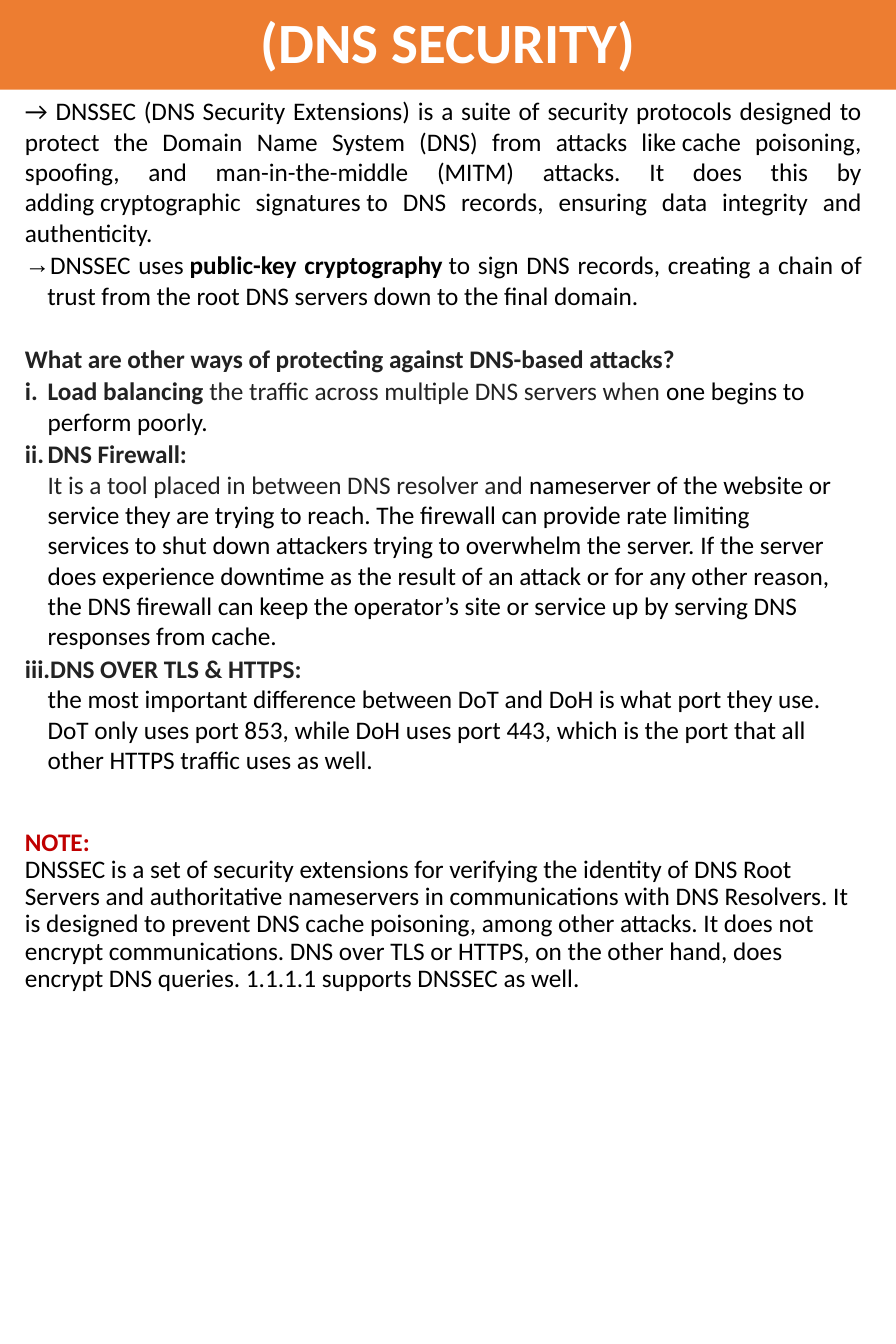
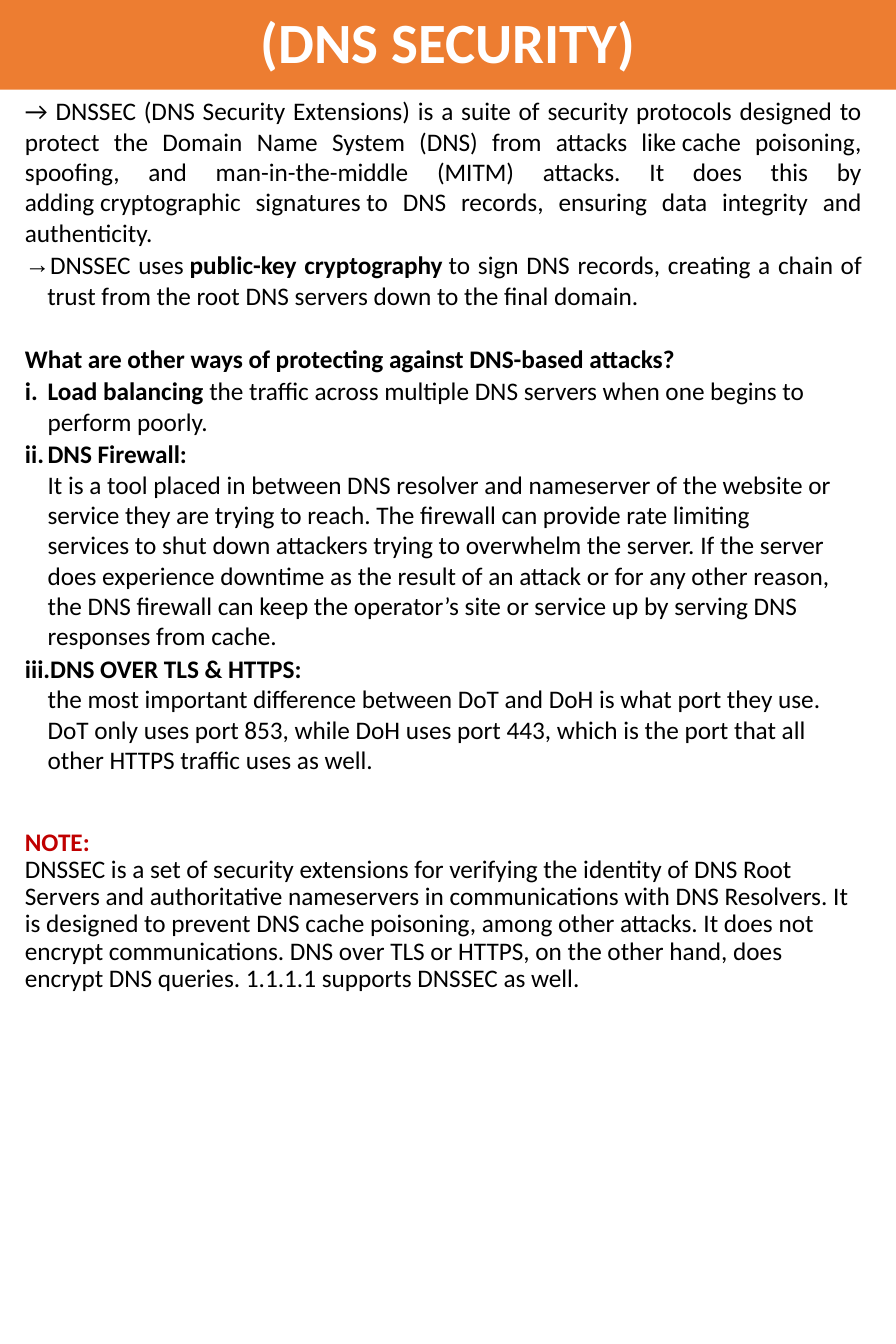
Before and after one commit to shankarpradhan/Networking, a slide deck: slide 8 of DNS ATTACKS.pptx. Drawn at 896x1344 pixels with LibreOffice and Linux fonts; fonts in the diff are those of the drawing. Boxes give left, top, right and bottom in pixels: in the first picture for what was removed or moved away, otherwise in the second. Text is boxed around its words. In the diff, an @@ line names an element or a change of style, - is before the commit and + after.

Commit message:
small mis dns attack

```diff
--- a/DNS ATTACKS.pptx
+++ b/DNS ATTACKS.pptx
@@ text at bbox=[25, 350, 830, 770]: text colour #222222 to #000000 in "What are other ways of protecting against ...", "Load balancing the traffic across multiple DNS ...", "DNS Firewall: It is a tool placed ...", "DNS OVER TLS & HTTPS:" @@
```
Also in this commit, not shown: 1 other slide changed, 7 other files.
